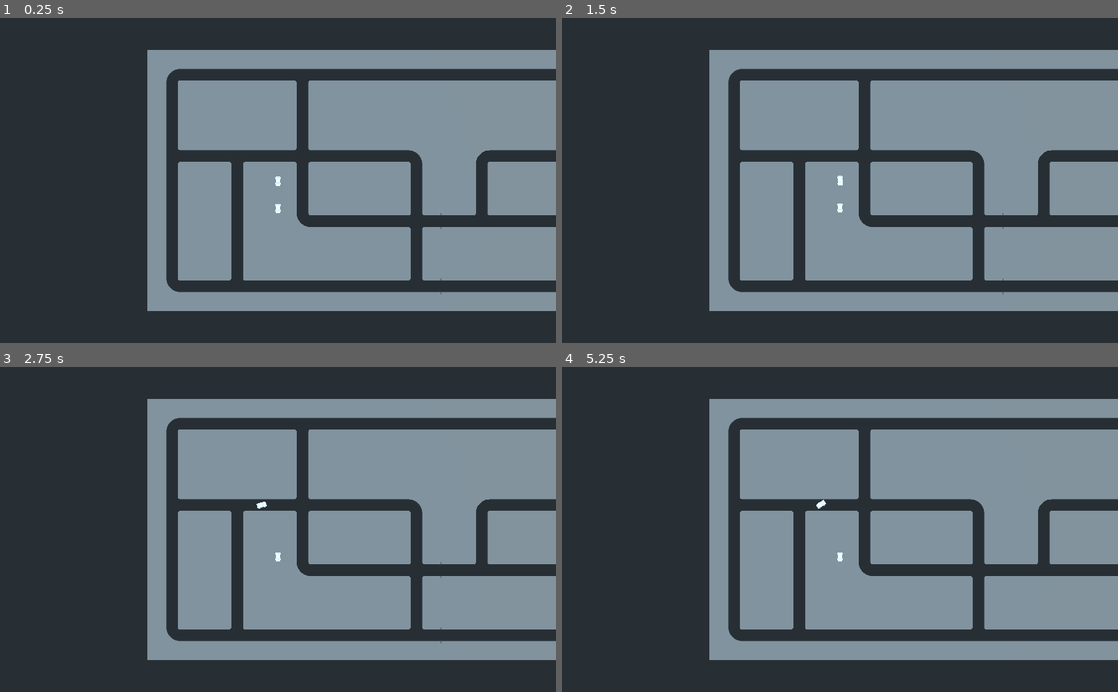
Above: before the commit, frames 1-4 (two rows, left to right).
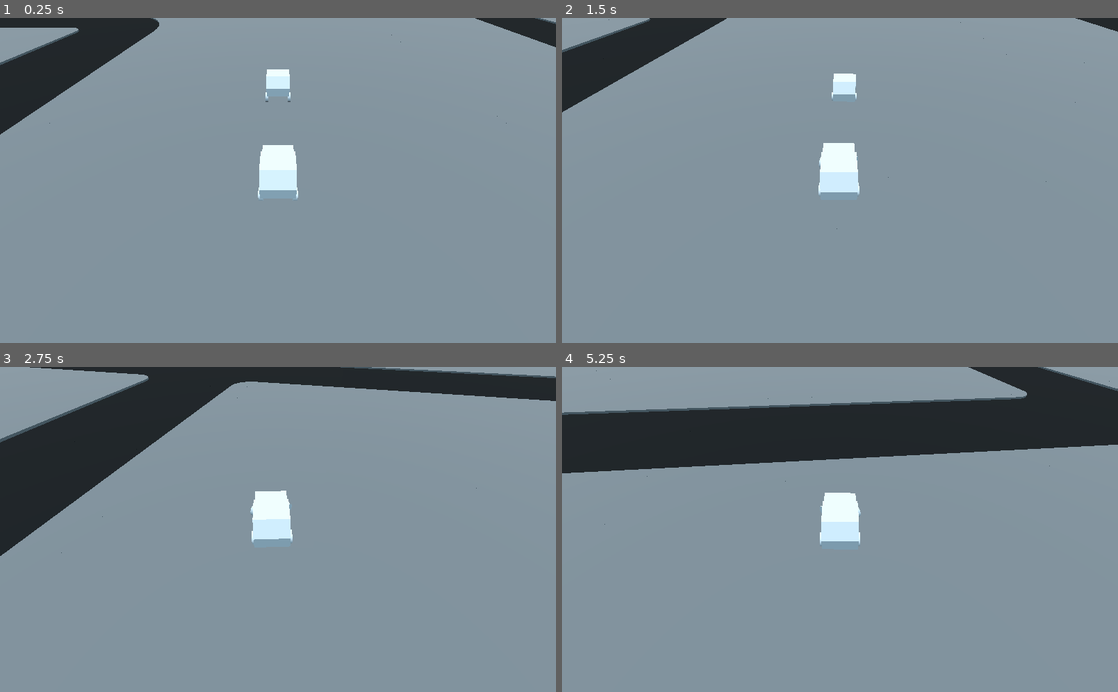
Above: after the commit, the same moments.

Repository: magnetenstad/tenstgamejam
Game: Godot game, scene res://Main.tscn
Two runs of this game, one before a commit and one after it. Both use one fixed random seed, a clock stepped at 60 frames per second and the inputs below.
Inputs:
- Up to frame 1 (0.25 s): no input
- Up to frame 2 (1.5 s): hold Right (ui_right) 0.53-1.28 s; hold Down (ui_down) from 1.28 s (still down)
- Up to frame 3 (2.75 s): release Down (ui_down) at 2.03 s; hold Right (ui_right) from 2.03 s (still down)
- Up to frame 4 (5.25 s): release Right (ui_right) at 2.78 s; hold Up (ui_up) 2.78-3.53 s; hold Left (ui_left) 3.53-5.03 s; hold Down (ui_down) from 5.03 s (still down)

The runs differ from the first frame. In frame 1, 49% of the frame differs, in the area x 0-100%, y 0-100%; in frame 2, 51%; in frame 3, 43%; in frame 4, 55%.

Commit message:
Change scale

Diff:
--- a/Main.gd
+++ b/Main.gd
@@ -6,6 +6,8 @@
 
 func _ready():
 	map = Map.new()
+	map.scale.x = 3
+	map.scale.z = 3
 	add_child(map)
 	camera = VehicleCamera.new(player)
 	camera.set_offset(Vector3(0, 10, -10))
--- a/Main.tscn
+++ b/Main.tscn
@@ -19,6 +19,3 @@
 [node name="DirectionalLight" type="DirectionalLight" parent="."]
 transform = Transform( 1, 0, 0, 0, -1.62921e-07, 1, 0, -1, -1.62921e-07, 0, 0, 0 )
 light_energy = 0.5
-
-[node name="Camera" type="Camera" parent="."]
-transform = Transform( 1, 0, 0, 0, -1.62921e-07, 1, 0, -1, -1.62921e-07, 0, 100, 0 )
